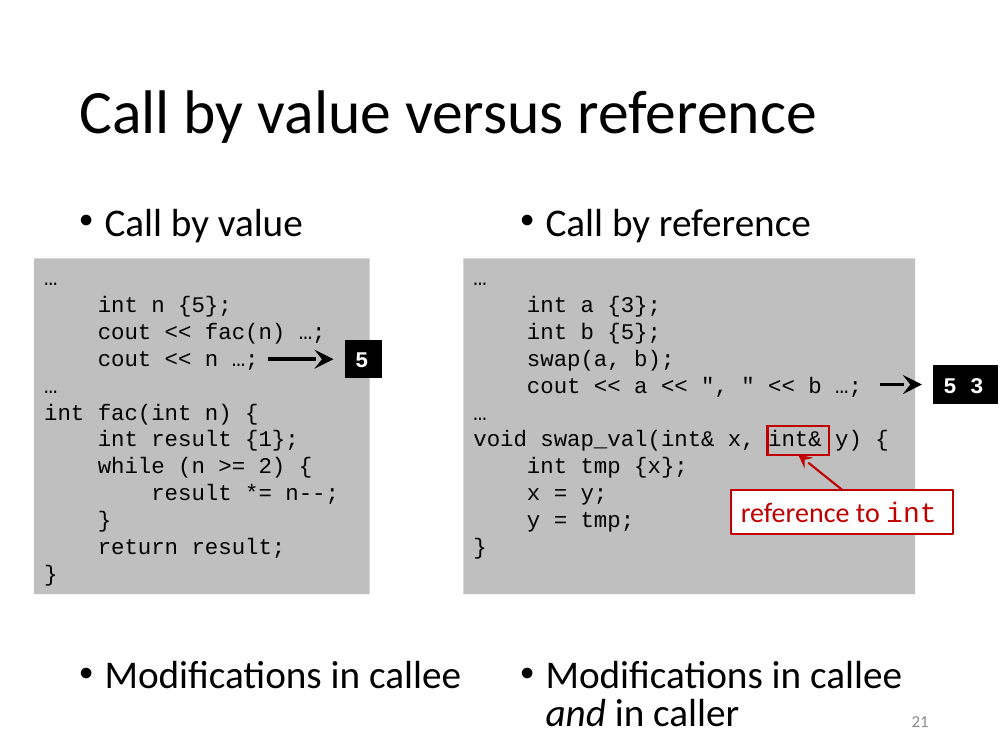
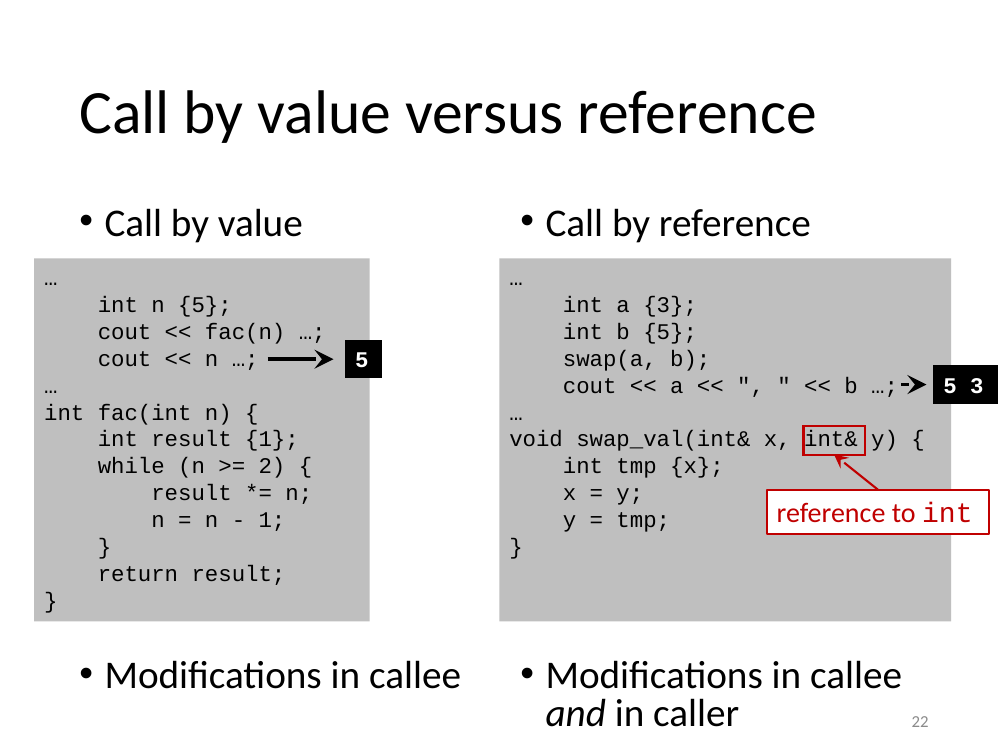
Before and after one commit to gjbex/training-material, a slide deck: slide 22 of CPlusPlus/scientific_cpp.pptx (slide 21 before the commit). Drawn at 1008x756 pixels with LibreOffice and Linux fonts; fonts in the diff are those of the drawing. Boxes give left, top, right and bottom in pixels: in the first picture for what was removed or moved away, otherwise in the second. Text is boxed around its words. In the diff, an @@ line names an element or a change of style, - is before the commit and + after.

```diff
--- a/CPlusPlus/scientific_cpp.pptx
+++ b/CPlusPlus/scientific_cpp.pptx
@@ rectangle "…": place and size @@
-rectangle "…" at (34, 258, 370, 594)
+rectangle "…" at (34, 258, 370, 621)
@@ rectangle "…": place and size @@
-rectangle "…" at (464, 258, 915, 594)
+rectangle "…" at (499, 258, 951, 621)
@@ arrow moved from (880, 385) - (922, 385) to (901, 385) - (926, 385) @@
@@ 2 rectangles, 1 arrow: place and size @@
-2 rectangles, 1 arrow at (731, 426, 954, 534)
+2 rectangles, 1 arrow at (767, 426, 990, 534)
@@ text in rectangle at (151, 484, 312, 531): text changed @@
-result *= n--;
+result *= n;
+n = n - 1;
@@ page number at (912, 716, 929, 727): text changed @@
-21
+22
```
Also in this commit, not shown: 4 other slides changed, 1 slide added.
